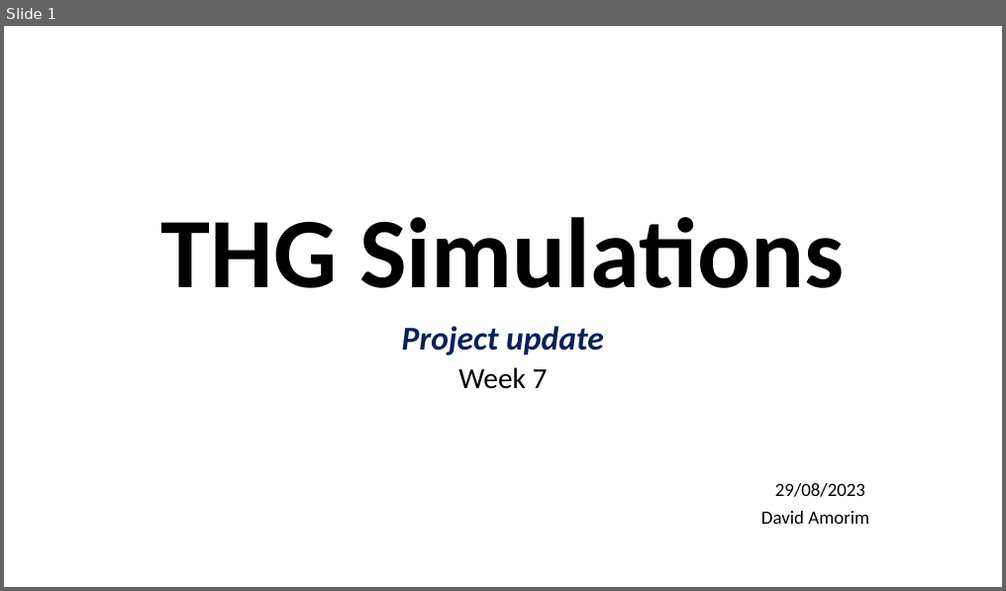
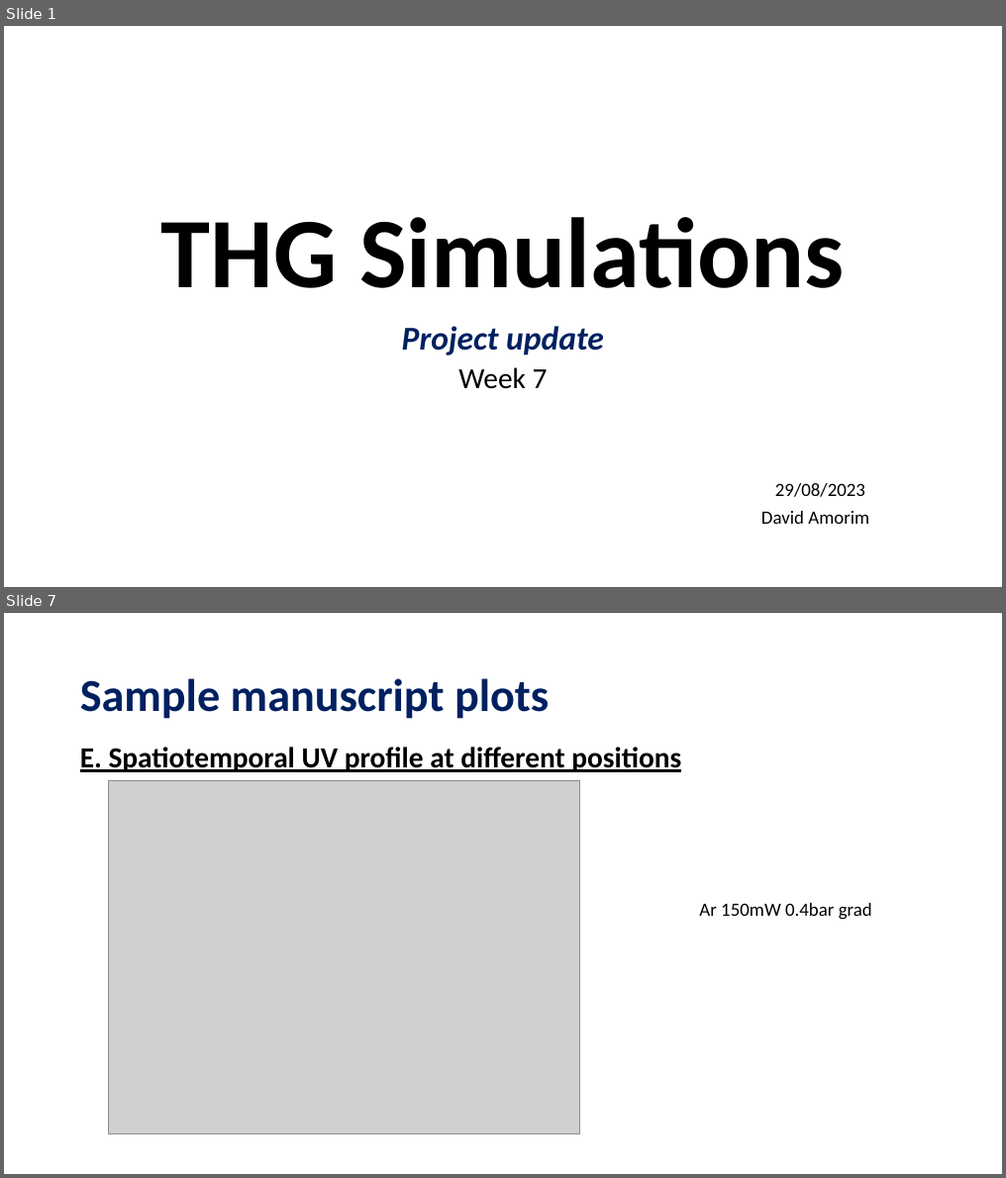
Before and after one commit to david-f-amorim/Simulating-THG-of-few-femtosecond-pulses-in-a-noble-gas-, a slide deck: presentations/DESY - Week 7.pptx. Shown one above the other, each under a label of ours: slide 1 before the commit, slides 1 and 7 after it; the slides between them are not shown. The pictures are 1006x591 and 1006x1178 pixels, drawn with LibreOffice and Linux fonts; fonts in the diff are those of the drawing; grey boxes stand for pictures. Boxes give left, top, right and bottom in pixels: in the first picture for what was removed or moved away, otherwise in the second. Text is boxed around its words. In the diff, an @@ line names an element or a change of style, - is before the commit and + after.

```diff
--- a/presentations/DESY - Week 7.pptx
+++ b/presentations/DESY - Week 7.pptx
@@ slide 7 added at (4,613,1002,1174), background #FFFFFF @@
@@ title added at (80,678,548,719), 44 pt, text #002060, bold @@
+Sample manuscript plots
@@ text added at (80,747,681,772), 28 pt, text #000000, bold, underline @@
+E. Spatiotemporal UV profile at different positions
@@ picture added at (108,780,580,1134) @@
@@ text added at (699,903,872,920), 18 pt, text #000000 @@
+Ar 150mW 0.4bar grad
```
Also in this commit, not shown: 2 slides changed, 6 other slides added, 17 other files.
